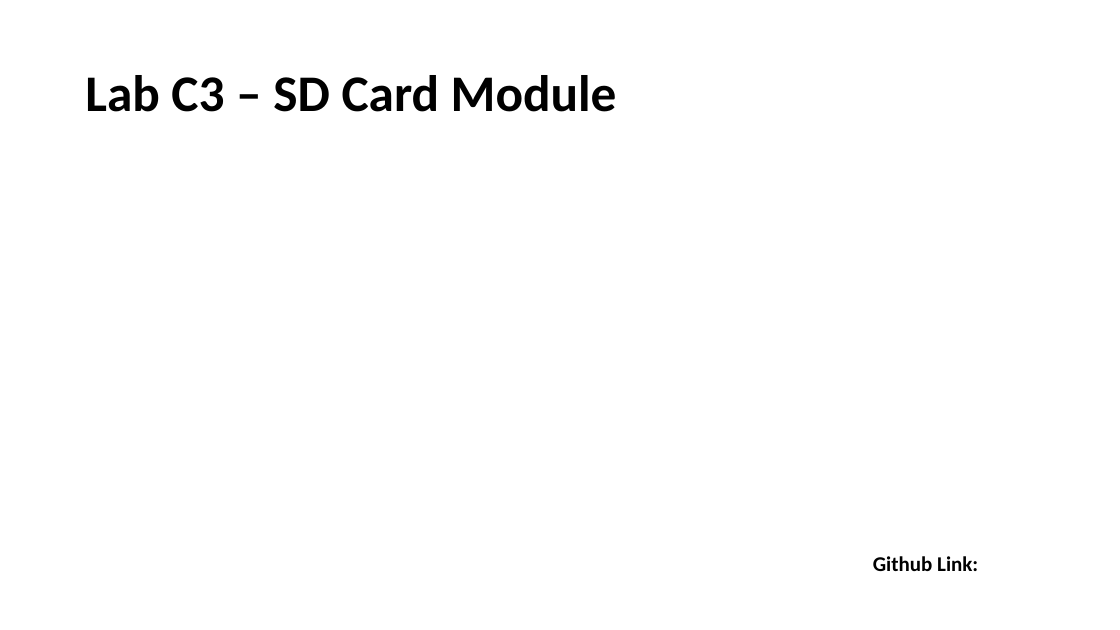
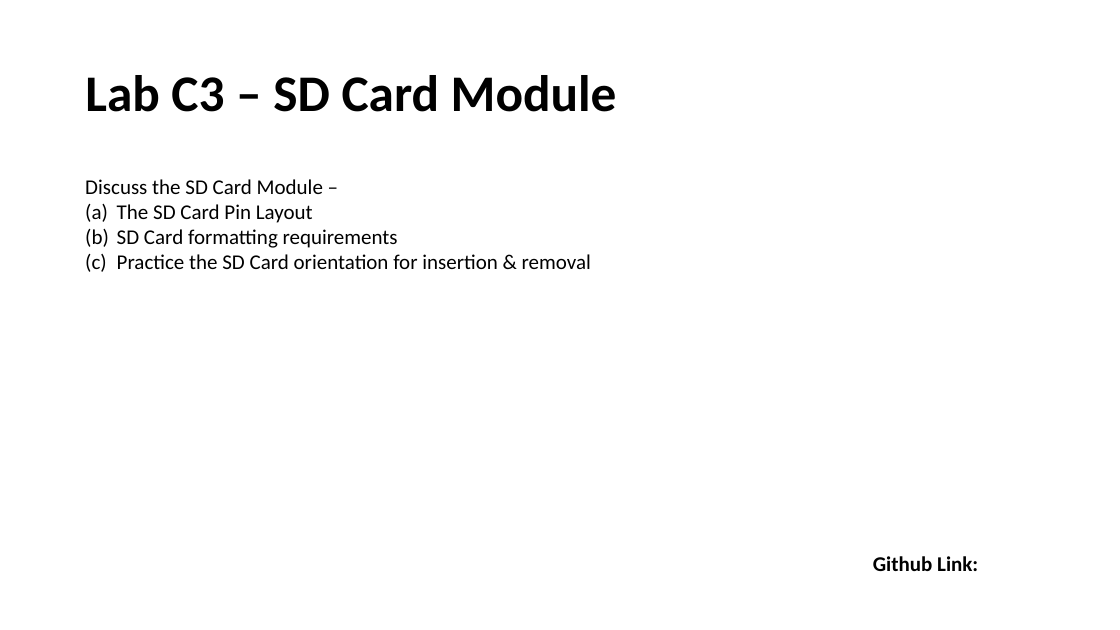
Before and after one commit to info-zas/Training, a slide deck: slide 13 of GPREC/03_Communications/Kit3_Communication_Training.pptx. Drawn at 1120x630 pixels with LibreOffice and Linux fonts; fonts in the diff are those of the drawing. Boxes give left, top, right and bottom in pixels: in the first picture for what was removed or moved away, otherwise in the second. Text is boxed around its words. In the diff, an @@ line names an element or a change of style, - is before the commit and + after.

Commit message:
added a new file

```diff
--- a/GPREC/03_Communications/Kit3_Communication_Training.pptx
+++ b/GPREC/03_Communications/Kit3_Communication_Training.pptx
@@ text added at bbox=[85, 179, 591, 269], 18 pt, text #000000 @@
+Discuss the SD Card Module –
+(a) The SD Card Pin Layout
+(b) SD Card formatting requirements
+(c) Practice the SD Card orientation for insertion & removal
```
